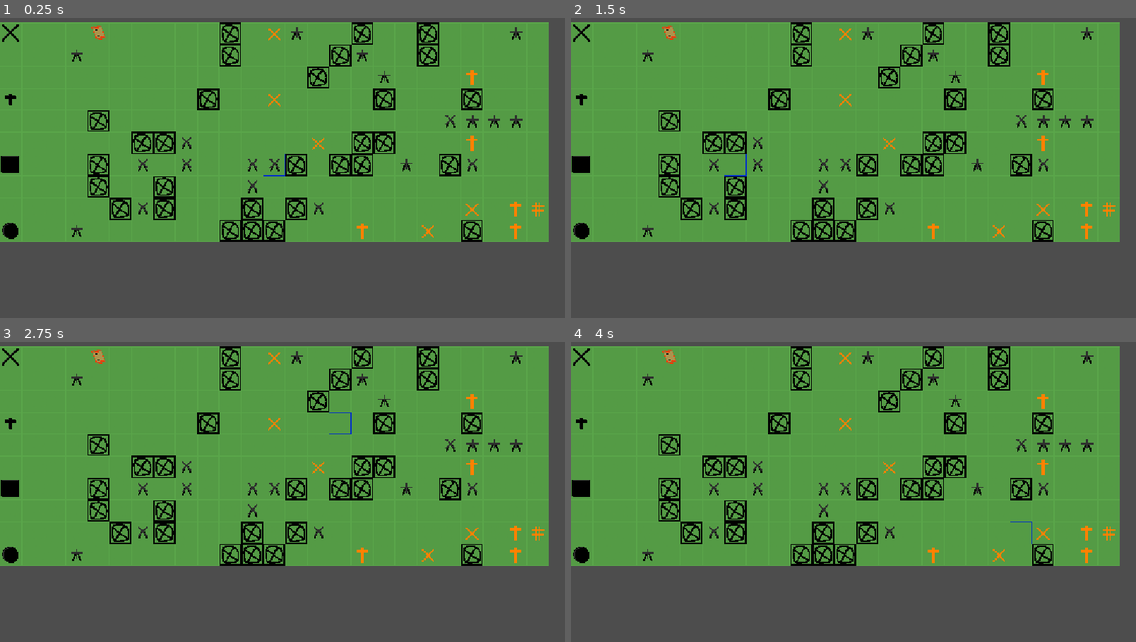
Above: before the commit, frames 1-4 (two rows, left to right).
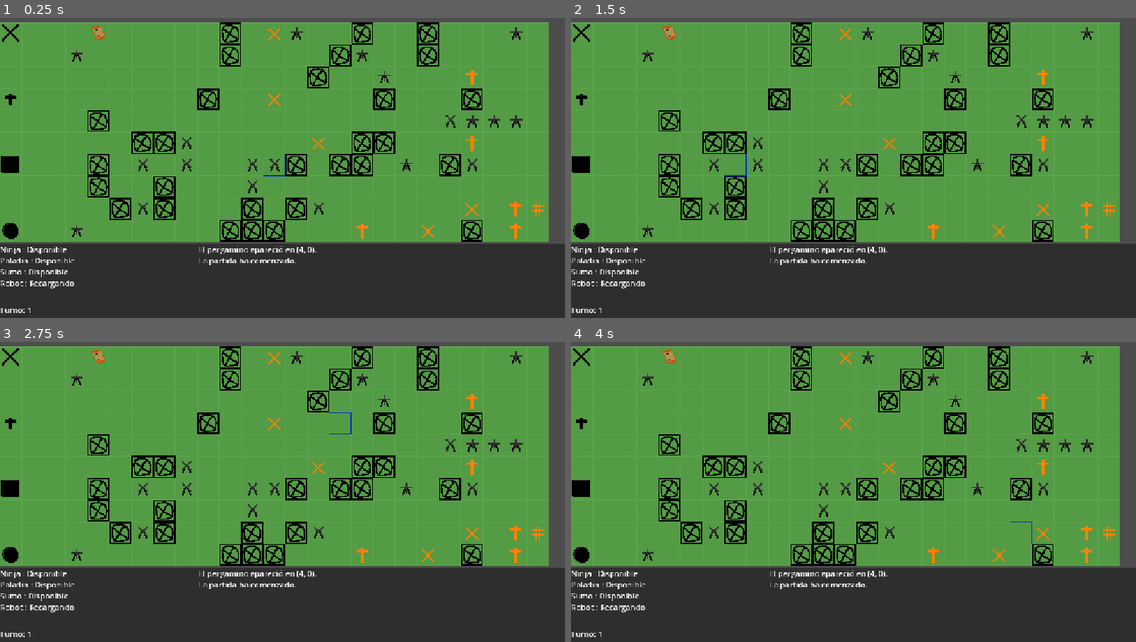
Above: after the commit, the same moments.

Repository: R0dr1go2oo3/Godot-4.7-LastEmissary
Game: Godot game, scene res://main.tscn
Same seed, same stepped clock (60 frames per second), same inputs: the game is played once before the commit and once after it.
Inputs (mouse positions are in pixels of both pictures, inside the frame that each line leads up to):
- Up to frame 1 (0.25 s): no input
- Up to frame 2 (1.5 s): move the mouse to (977, 144) at 0.52 s; click (977, 144) at 0.67 s; move the mouse to (740, 174) at 1.27 s; click (740, 174) at 1.42 s
- Up to frame 3 (2.75 s): move the mouse to (339, 414) at 2.02 s; click (339, 414) at 2.17 s
- Up to frame 4 (4 s): move the mouse to (825, 546) at 2.77 s; click (825, 546) at 2.92 s; move the mouse to (1023, 531) at 3.52 s; click (1023, 531) at 3.67 s

The runs differ from the first frame. In frame 1, 24% of the frame differs, in the area x 0-100%, y 75-100%; in frame 2, 24%; in frame 3, 24%; in frame 4, 24%.

Commit message:
primera interfaz grafica funcionando

Diff:
--- a/main.tscn
+++ b/main.tscn
@@ -27,6 +27,8 @@
 [ext_resource type="PackedScene" uid="uid://dc64m5yu40lai" path="res://guerreroDiagonal.tscn" id="20_xuqvo"]
 [ext_resource type="Script" uid="uid://cr1fi8kgjpcle" path="res://scripts/enemyManager.gd" id="21_getpj"]
 [ext_resource type="PackedScene" uid="uid://dsd70aeytu5cv" path="res://jefe.tscn" id="21_qsp4k"]
+[ext_resource type="Script" uid="uid://byp2wj15hkfev" path="res://scripts/logManager.gd" id="28_qsp4k"]
+[ext_resource type="Script" uid="uid://8aw8ms54sqbt" path="res://scripts/hud.gd" id="28_xuqvo"]
 
 [sub_resource type="TileSetAtlasSource" id="TileSetAtlasSource_4c57u"]
 texture = ExtResource("1_0xm2m")
@@ -334,16 +336,21 @@
 [node name="characters" type="Node2D" parent="." unique_id=683362212]
 
 [node name="Paladin" parent="characters" unique_id=1405217417 instance=ExtResource("8_5vw27")]
+position = Vector2(-176, -288)
 
 [node name="Ninja" parent="characters" unique_id=288799154 instance=ExtResource("9_kek77")]
+position = Vector2(-288, -288)
 
 [node name="Sumo" parent="characters" unique_id=817593643 instance=ExtResource("10_4c57u")]
+position = Vector2(-232, -288)
 
 [node name="Robot" parent="characters" unique_id=1519225630 instance=ExtResource("11_efxa6")]
+position = Vector2(-352, -296)
 
 [node name="items" type="Node2D" parent="." unique_id=740138756]
 
 [node name="pergamino" parent="items" unique_id=361437145 instance=ExtResource("15_2cqfq")]
+position = Vector2(-360, -96)
 script = ExtResource("16_yaehf")
 
 [node name="enemy" type="Node2D" parent="." unique_id=850244888]
@@ -362,6 +369,44 @@
 
 [node name="enemyManager" type="Node2D" parent="manager" unique_id=1731646586]
 script = ExtResource("21_getpj")
+
+[node name="logManager" type="Node2D" parent="." unique_id=417209472]
+script = ExtResource("28_qsp4k")
+
+[node name="CanvasLayer" type="CanvasLayer" parent="." unique_id=1416114182]
+script = ExtResource("28_xuqvo")
+
+[node name="PanelContainer" type="PanelContainer" parent="CanvasLayer" unique_id=1317195365]
+anchors_preset = 12
+anchor_top = 1.0
+anchor_right = 1.0
+anchor_bottom = 1.0
+offset_top = -152.0
+offset_right = 491.0
+offset_bottom = 48.0
+grow_horizontal = 2
+grow_vertical = 0
+
+[node name="HBoxContainer" type="HBoxContainer" parent="CanvasLayer/PanelContainer" unique_id=1445656861]
+layout_mode = 2
+
+[node name="VBoxContainerL" type="VBoxContainer" parent="CanvasLayer/PanelContainer/HBoxContainer" unique_id=262093750]
+custom_minimum_size = Vector2(400, 0)
+layout_mode = 2
+
+[node name="actionsLabel" type="RichTextLabel" parent="CanvasLayer/PanelContainer/HBoxContainer/VBoxContainerL" unique_id=854478247]
+custom_minimum_size = Vector2(400, 120)
+layout_mode = 2
+
+[node name="turnLabel" type="Label" parent="CanvasLayer/PanelContainer/HBoxContainer/VBoxContainerL" unique_id=1775504679]
+layout_mode = 2
+
+[node name="VBoxContainerR" type="VBoxContainer" parent="CanvasLayer/PanelContainer/HBoxContainer" unique_id=2073746708]
+layout_mode = 2
+
+[node name="log" type="RichTextLabel" parent="CanvasLayer/PanelContainer/HBoxContainer/VBoxContainerR" unique_id=165837747]
+custom_minimum_size = Vector2(400, 140)
+layout_mode = 2
 
 [node name="Camera2D" type="Camera2D" parent="." unique_id=1145108508]
 position = Vector2(824, 400)
--- a/scripts/boardState.gd
+++ b/scripts/boardState.gd
@@ -17,6 +17,8 @@
 
 var enemy_manager: EnemyManager
 var scroll: Scroll
+
+var log_manager: LogManager
 
 
 # =====================================
@@ -42,6 +44,18 @@
 func setup_scroll(scroll_node: Scroll):
 
 	scroll = scroll_node
+
+
+func setup_log_manager(manager: LogManager):
+
+	log_manager = manager
+
+
+func add_log(text: String):
+
+	if log_manager != null:
+
+		log_manager.log(text)
 
 
 func create_board():
@@ -167,6 +181,7 @@
 
 	return grid[cell]["occupant"] as Character
 
+
 func set_occupant(
 	cell: Vector2i,
 	unit: Character
@@ -256,6 +271,10 @@
 		destroy_column(x)
 
 	destroyed_columns += amount
+
+	add_log(
+		"Se destruyeron %d columna(s)." % amount
+	)
 
 
 func destroy_column(column: int):
--- a/scripts/character.gd
+++ b/scripts/character.gd
@@ -57,24 +57,26 @@
 
 	if board.has_obstacle(cell):
 
-		print("No puedes moverte sobre un obstáculo")
+		board.add_log("No puedes moverte sobre un obstáculo.")
 		return false
 
 	if board.is_occupied(cell):
 
-		print("Casilla ocupada")
+		board.add_log("Casilla ocupada.")
 		return false
 
 	if cell not in get_possible_moves():
 
-		print("Movimiento inválido")
+		board.add_log("Movimiento inválido.")
 		return false
 
 	current_cell = cell
 
 	update_position()
 
-	print(name, " movido a ", cell)
+	board.add_log(
+		name + " movido a " + str(cell)
+	)
 
 	return true
 
@@ -103,12 +105,11 @@
 
 	health -= amount
 
-	print(
-		name,
-		" recibe ",
-		amount,
-		" de daño. Vida: ",
-		health
+	board.add_log(
+		name + " recibe "
+		+ str(amount)
+		+ " de daño. Vida: "
+		+ str(health)
 	)
 
 	if health <= 0:
@@ -142,7 +143,9 @@
 
 	selected = false
 
-	print(name, " ha muerto.")
+	board.add_log(
+		name + " ha muerto."
+	)
 
 	died.emit(self)
 
@@ -183,7 +186,10 @@
 
 	if !has_message:
 
-		print(name, " no es portador.")
+		board.add_log(
+			name + " no es portador."
+		)
+
 		return false
 
 	return true
--- a/scripts/enemy.gd
+++ b/scripts/enemy.gd
@@ -168,4 +168,4 @@
 
 			board.enemy_manager.remove_enemy(enemy)
 
-	print(name, " ha muerto.")
+		board.add_log(name + " ha muerto.")
--- a/scripts/enemyManager.gd
+++ b/scripts/enemyManager.gd
@@ -65,7 +65,7 @@
 	generate_boss()
 
 
-func spawn_orthogonal_turrets():
+func spawn_orthogonal_turrets() -> void:
 
 	for i in ORTHOGONAL_TURRETS:
 
@@ -74,7 +74,7 @@
 		)
 
 
-func spawn_diagonal_turrets():
+func spawn_diagonal_turrets() -> void:
 
 	for i in DIAGONAL_TURRETS:
 
@@ -83,7 +83,7 @@
 		)
 
 
-func spawn_orthogonal_warriors():
+func spawn_orthogonal_warriors() -> void:
 
 	for i in ORTHOGONAL_WARRIORS:
 
@@ -92,7 +92,7 @@
 		)
 
 
-func spawn_diagonal_warriors():
+func spawn_diagonal_warriors() -> void:
 
 	for i in DIAGONAL_WARRIORS:
 
@@ -101,7 +101,7 @@
 		)
 
 
-func generate_boss():
+func generate_boss() -> void:
 
 	for i in BOSSES:
 
@@ -179,6 +179,8 @@
 
 func enemy_turn():
 
+	board.add_log("Comienza el turno enemigo.")
+
 	var current_enemies: Array[Enemy] = enemies.duplicate()
 
 	for enemy in current_enemies:
--- a/scripts/gameSetup.gd
+++ b/scripts/gameSetup.gd
@@ -53,6 +53,8 @@
 	enemy_manager.generate_enemies()
 
 	spawn_scroll()
+
+	board.add_log("La partida ha comenzado.")
 
 
 func setup_characters():
@@ -116,6 +118,10 @@
 
 	scroll.setup(board)
 
-	scroll.spawn(
-		board.get_random_scroll_cell()
+	var cell := board.get_random_scroll_cell()
+
+	scroll.spawn(cell)
+
+	board.add_log(
+		"El pergamino apareció en " + str(cell) + "."
 	)
--- a/scripts/guerreroDiagonal.gd
+++ b/scripts/guerreroDiagonal.gd
@@ -63,7 +63,9 @@
 		if character == null:
 			continue
 
-		print(name, " atacó a ", character.name)
+		board.add_log(
+			name + " atacó a " + character.name + "."
+		)
 
 		character.take_damage(1)
 
--- a/scripts/guerreroOrtogonal.gd
+++ b/scripts/guerreroOrtogonal.gd
@@ -63,7 +63,9 @@
 		if character == null:
 			continue
 
-		print(name, " atacó a ", character.name)
+		board.add_log(
+			name + " atacó a " + character.name + "."
+		)
 
 		character.take_damage(1)
 
--- /dev/null
+++ b/scripts/hud.gd
@@ -0,0 +1,55 @@
+extends CanvasLayer
+
+class_name HUD
+
+
+@onready var turn_label: Label = $PanelContainer/HBoxContainer/VBoxContainerL/turnLabel
+@onready var actions_label: RichTextLabel = $PanelContainer/HBoxContainer/VBoxContainerL/actionsLabel
+@onready var log_label: RichTextLabel = $PanelContainer/HBoxContainer/VBoxContainerR/log
+
+
+func _ready() -> void:
+
+	if turn_label == null:
+		push_error("No se encontró turnLabel.")
+
+	if actions_label == null:
+		push_error("No se encontró actionsLabel.")
+
+	if log_label == null:
+		push_error("No se encontró log.")
+
+
+func set_turn(turn: int) -> void:
+
+	if turn_label == null:
+		return
+
+	turn_label.text = "Turno: " + str(turn)
+
+
+func set_actions(text: String) -> void:
+
+	if actions_label == null:
+		return
+
+	actions_label.text = text
+
+
+func add_log(text: String) -> void:
+
+	if log_label == null:
+		return
+
+	log_label.append_text(text + "\n")
+
+	# Mantiene visible la última acción del historial.
+	log_label.scroll_to_line(log_label.get_line_count())
+
+
+func clear_log() -> void:
+
+	if log_label == null:
+		return
+
+	log_label.clear()
--- a/scripts/jefe.gd
+++ b/scripts/jefe.gd
@@ -73,7 +73,9 @@
 		if character == null:
 			continue
 
-		print(name, " atacó a ", character.name)
+		board.add_log(
+			name + " atacó a " + character.name + "."
+		)
 
 		character.take_damage(1)
 
--- /dev/null
+++ b/scripts/logManager.gd
@@ -0,0 +1,53 @@
+extends Node
+
+class_name LogManager
+
+
+const MAX_LINES := 15
+
+
+var hud: HUD = null
+
+var history: Array[String] = []
+
+
+func setup(hud_node: HUD):
+
+	hud = hud_node
+
+
+func log(text: String):
+
+	print(text)
+
+	history.append(text)
+
+	while history.size() > MAX_LINES:
+
+		history.remove_at(0)
+
+	update_hud()
+
+
+func clear():
+
+	history.clear()
+
+	update_hud()
+
+
+func get_history() -> Array[String]:
+
+	return history.duplicate()
+
+
+func update_hud():
+
+	if hud == null:
+		return
+
+	hud.clear_log()
+
+	for line in history:
+
+		hud.add_log(line)
--- a/scripts/manager.gd
+++ b/scripts/manager.gd
@@ -17,6 +17,12 @@
 @onready var message_manager: MessageManager = $messageManager
 @onready var game_setup: GameSetup = $gameSetup
 @onready var enemy_manager: EnemyManager = $enemyManager
+
+# Como logManager es hermano de manager, no hijo.
+@onready var log_manager: LogManager = $"../logManager"
+
+# El HUD está en el CanvasLayer.
+@onready var hud: HUD = $"../CanvasLayer"
 
 
 func setup(
@@ -47,13 +53,14 @@
 		destroyed_tile
 	)
 
+	# Configurar sistema de logs.
+	log_manager.setup(hud)
+	board.setup_log_manager(log_manager)
+
 	characters = character_list
 
 	for character in characters:
-
-		character.died.connect(
-			_on_character_died
-		)
+		character.died.connect(_on_character_died)
 
 	robot = find_robot()
 
@@ -82,13 +89,8 @@
 		jefe_scene
 	)
 
-	board.setup_enemy_manager(
-		enemy_manager
-	)
-
-	board.setup_scroll(
-		scroll
-	)
+	board.setup_enemy_manager(enemy_manager)
+	board.setup_scroll(scroll)
 
 	game_setup.setup(
 		board,
@@ -100,6 +102,45 @@
 
 	game_setup.start_game()
 
+	if hud != null:
+		update_hud()
+
+
+func update_hud():
+
+	hud.set_turn(turn_manager.turn)
+
+	var text := ""
+
+	for character in characters:
+
+		if !character.alive:
+
+			text += character.name + " : Muerto\n"
+			continue
+
+		if character == robot:
+
+			if turn_manager.turn % 2 != 0:
+
+				text += "Robot : Recargando\n"
+
+			else:
+
+				text += "Robot : %d/3 acciones\n" % turn_manager.get_robot_actions()
+
+		else:
+
+			if turn_manager.has_acted(character):
+
+				text += character.name + " : Ya actuó\n"
+
+			else:
+
+				text += character.name + " : Disponible\n"
+
+	hud.set_actions(text)
+
 
 func find_robot() -> Character:
 
@@ -159,11 +200,17 @@
 
 	deselect()
 
+	update_hud()
+
 	if turn_manager.should_end_turn():
 
 		turn_manager.end_turn()
 
+		update_hud()
+
 		enemy_manager.enemy_turn()
+
+		update_hud()
 
 
 func select_piece(piece: Character):
@@ -178,7 +225,9 @@
 		piece.get_possible_moves()
 	)
 
-	print(piece.name, " seleccionado")
+	board.add_log(
+		piece.name + " seleccionado."
+	)
 
 
 func deselect():
@@ -231,12 +280,18 @@
 
 	deselect()
 
+	update_hud()
+
 	if turn_manager.should_end_turn():
 
 		turn_manager.end_turn()
 
+		update_hud()
+
 		enemy_manager.enemy_turn()
 
+		update_hud()
+
 
 func check_victory(character: Character):
 
@@ -246,7 +301,7 @@
 	if character.current_cell.x != BoardState.ROWS - 1:
 		return
 
-	print("¡Victoria!")
+	board.add_log("¡Victoria!")
 
 
 func _on_character_died(character: Character):
@@ -263,6 +318,8 @@
 
 	character.queue_free()
 
+	update_hud()
+
 	check_defeat()
 
 
@@ -270,4 +327,4 @@
 
 	if characters.is_empty():
 
-		print("¡Derrota!")
+		board.add_log("¡Derrota!")
--- a/scripts/messageManager.gd
+++ b/scripts/messageManager.gd
@@ -37,7 +37,9 @@
 
 		scroll.collect()
 
-		print(character.name, " ahora es portador.")
+		board.add_log(
+			character.name + " ahora es portador."
+		)
 
 
 # =====================================
@@ -80,7 +82,9 @@
 	if !character.show_message():
 		return false
 
-	print(character.name, " utilizó Mostrar.")
+	board.add_log(
+		character.name + " utilizó Mostrar."
+	)
 
 	var transmitted := false
 
@@ -99,13 +103,17 @@
 
 		if target.pick_message():
 
-			print(target.name, " recibió el mensaje.")
+			board.add_log(
+				target.name + " recibió el mensaje."
+			)
 
 			transmitted = true
 
 	if !transmitted:
 
-		print("Ningún personaje recibió el mensaje.")
+		board.add_log(
+			"Ningún personaje recibió el mensaje."
+		)
 
 	return true
 
--- a/scripts/sumo.gd
+++ b/scripts/sumo.gd
@@ -165,6 +165,8 @@
 
 	update_position()
 
-	print(name, " movido a ", cell)
+	board.add_log(
+		name + " movido a " + str(cell)
+	)
 
 	return true
--- a/scripts/torretaDiagonal.gd
+++ b/scripts/torretaDiagonal.gd
@@ -47,7 +47,9 @@
 		if character == null:
 			continue
 
-		print(name, " atacó a ", character.name)
+		board.add_log(
+			name + " atacó a " + character.name + "."
+		)
 
 		character.take_damage(1)
 
--- a/scripts/torretaOrtogonal.gd
+++ b/scripts/torretaOrtogonal.gd
@@ -48,7 +48,9 @@
 		if character == null:
 			continue
 
-		print(name, " atacó a ", character.name)
+		board.add_log(
+			name + " atacó a " + character.name + "."
+		)
 
 		character.take_damage(1)
 
--- a/scripts/turnManager.gd
+++ b/scripts/turnManager.gd
@@ -45,7 +45,7 @@
 
 		if turn % 2 != 0:
 
-			print("El Robot está recargando.")
+			board.add_log("El Robot está recargando.")
 			return false
 
 		if robot_actions >= 3:
@@ -155,4 +155,36 @@
 
 		board.destroy_next_columns(2)
 
-	print("Turno:", turn)
+	board.add_log("Comienza el turno " + str(turn) + ".")
+
+
+# =====================================
+# HUD
+# =====================================
+
+func get_characters() -> Array[Character]:
+
+	return characters
+
+
+func has_acted(character: Character) -> bool:
+
+	if character == null:
+		return false
+
+	if !character.alive:
+		return true
+
+	if character == robot:
+
+		if turn % 2 != 0:
+			return true
+
+		return robot_actions >= 3
+
+	return character in pieces_acted
+
+
+func get_robot_actions() -> int:
+
+	return robot_actions
Not shown, added: export_presets.cfg
Not shown, added: scripts/hud.gd.uid
Not shown, added: scripts/logManager.gd.uid
